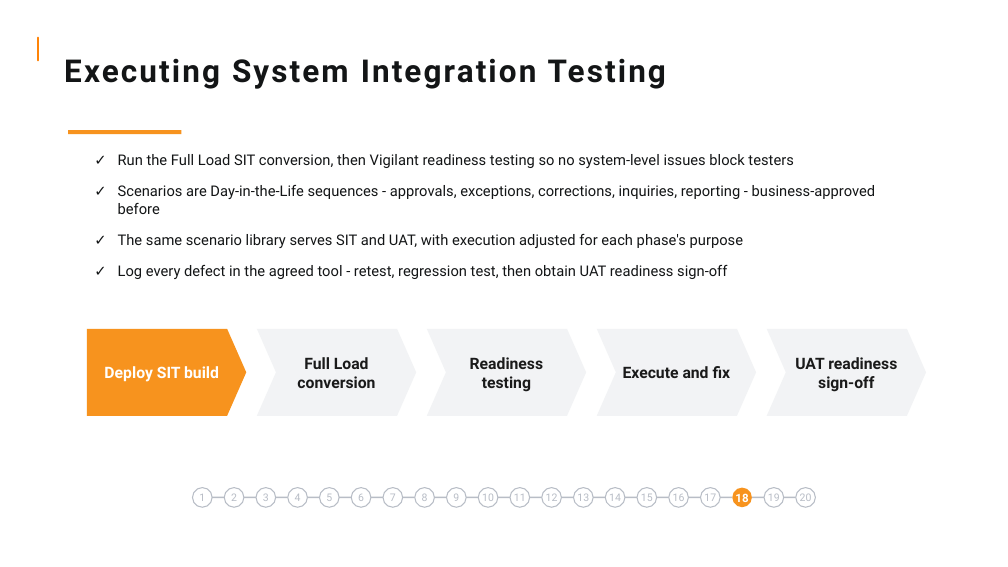
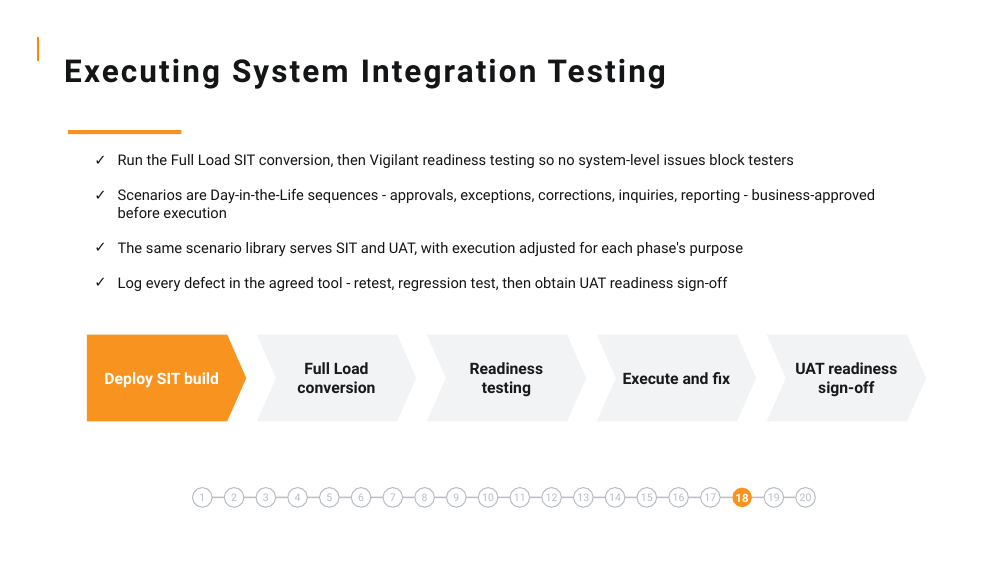
Before and after one commit to ASDPKP0409/vigilant-courses, a slide deck: slide 20 of courses/application-delivery-guidelines/slides.pptx. Drawn at 1008x567 pixels with LibreOffice and Linux fonts; fonts in the diff are those of the drawing; background and template pictures are left out. Boxes give left, top, right and bottom in pixels: in the first picture for what was removed or moved away, otherwise in the second. Text is boxed around its words. In the diff, an @@ line names an element or a change of style, - is before the commit and + after.

```diff
--- a/courses/application-delivery-guidelines/slides.pptx
+++ b/courses/application-delivery-guidelines/slides.pptx
@@ text at [118,154,793,291]: more space between paragraphs @@
@@ text at [118,189,876,218]: text changed @@
-✓ Scenarios are Day-in-the-Life sequences - approvals, exceptions, corrections, inquiries, reporting - business-approved before
+✓ Scenarios are Day-in-the-Life sequences - approvals, exceptions, corrections, inquiries, reporting - business-approved before execution
@@ 4 chevrons, 1 pentagon arrow: place and size @@
-4 chevrons, 1 pentagon arrow at [87,329,926,416]
+4 chevrons, 1 pentagon arrow at [87,334,926,421]
```
Also in this commit, not shown: 21 other slides changed, 14 other files.
